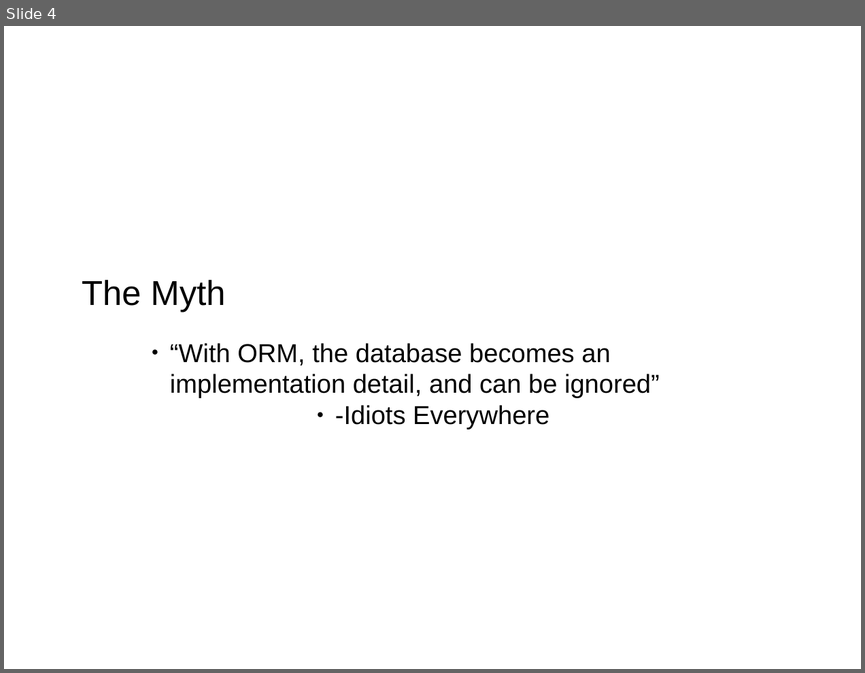
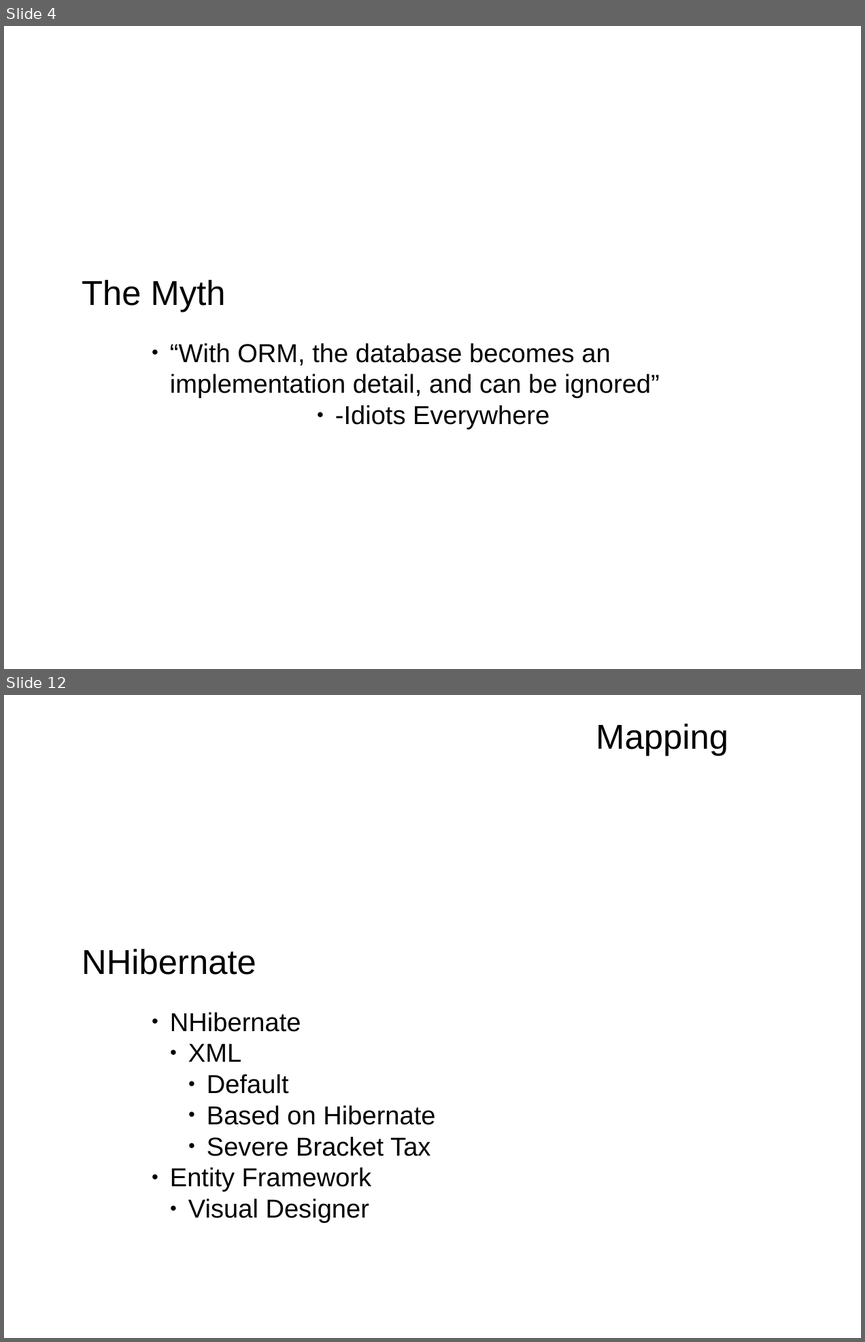
Before and after one commit to mrdrbob/ef-vs-nh, a slide deck: pres/pres.odp. Shown one above the other, each under a label of ours: slide 4 before the commit, slides 4 and 12 after it; the slides between them are not shown. The pictures are 865x673 and 865x1342 pixels, drawn with LibreOffice and Linux fonts; fonts in the diff are those of the drawing; background and template pictures are left out. Boxes give left, top, right and bottom in pixels: in the first picture for what was removed or moved away, otherwise in the second. Text is boxed around its words. In the diff, an @@ line names an element or a change of style, - is before the commit and + after.

```diff
--- a/pres/pres.odp
+++ b/pres/pres.odp
@@ slide 12 added at <box>4,695,861,1338</box>, background picture (left out) @@
@@ text added at <box>596,724,728,756</box>, 32 pt, text #000000 @@
+Mapping
@@ text added at <box>82,949,256,974</box>, 32 pt, text #000000 @@
+NHibernate
@@ text added at <box>170,1012,435,1223</box>, 24 pt, text #000000 @@
+● NHibernate
+  ● XML
+    ● Default
+    ● Based on Hibernate
+    ● Severe Bracket Tax
+● Entity Framework
+  ● Visual Designer
```
Also in this commit, not shown: 2 slides changed, 26 other slides added, 2 slides removed, 1 other file.
